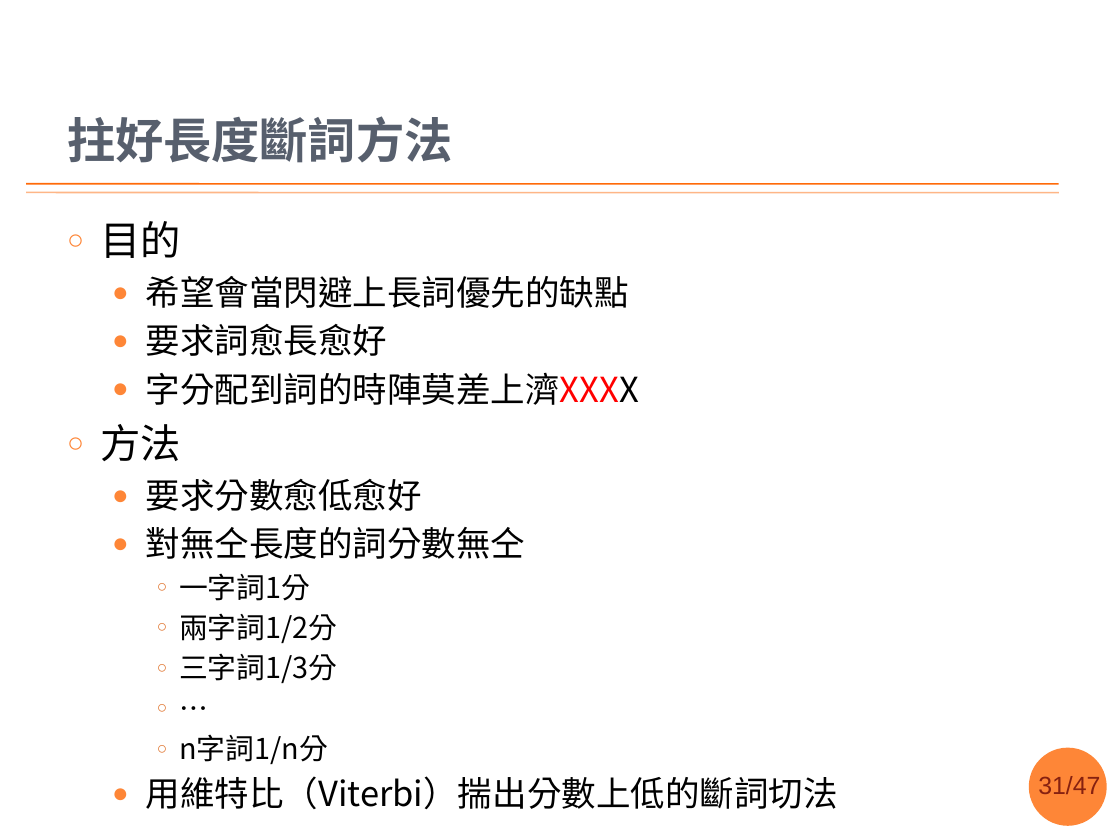
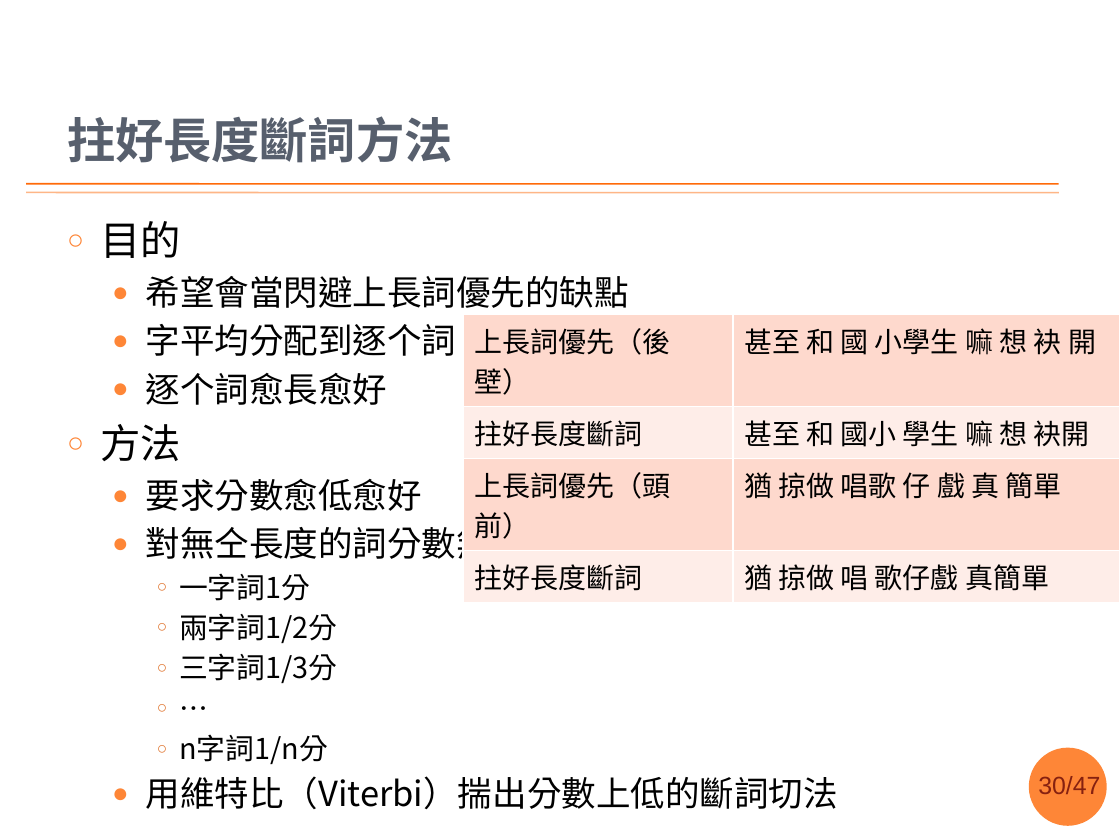
Before and after one commit to sih4sing5hong5/po3-ko3_tau5-iann2-phinn3, a slide deck: slide 30 of 翻譯報告.pptx (slide 31 before the commit). Drawn at 1120x840 pixels with LibreOffice and Linux fonts; fonts in the diff are those of the drawing; background and template pictures are left out. Boxes give left, top, right and bottom in pixels: in the first picture for what was removed or moved away, otherwise in the second. Text is boxed around its words. In the diff, an @@ line names an element or a change of style, - is before the commit and + after.

Commit message:
巡過一擺，主要改斷詞遐 丞宏

```diff
--- a/翻譯報告.pptx
+++ b/翻譯報告.pptx
@@ text at (146,324,457,405): text changed @@
-  ● 要求詞愈長愈好
-  ● 字分配到詞的時陣莫差上濟XXXX
+  ● 字平均分配到逐个詞
+  ● 逐个詞愈長愈好
@@ table added at (463,315,1120,595), 4 rows, 2 columns @@
+上長詞優先（後壁） | 甚至 和 國 小學生 嘛 想 袂 開
+拄好長度斷詞 | 甚至 和 國小 學生 嘛 想 袂開
+上長詞優先（頭前） | 猶 掠做 唱歌 仔 戲 真 簡單
+拄好長度斷詞 | 猶 掠做 唱 歌仔戲 真簡單
@@ page number at (1038,776,1100,794): text changed @@
-31/47
+30/47
```
Also in this commit, not shown: 11 other slides changed, 1 slide removed.
